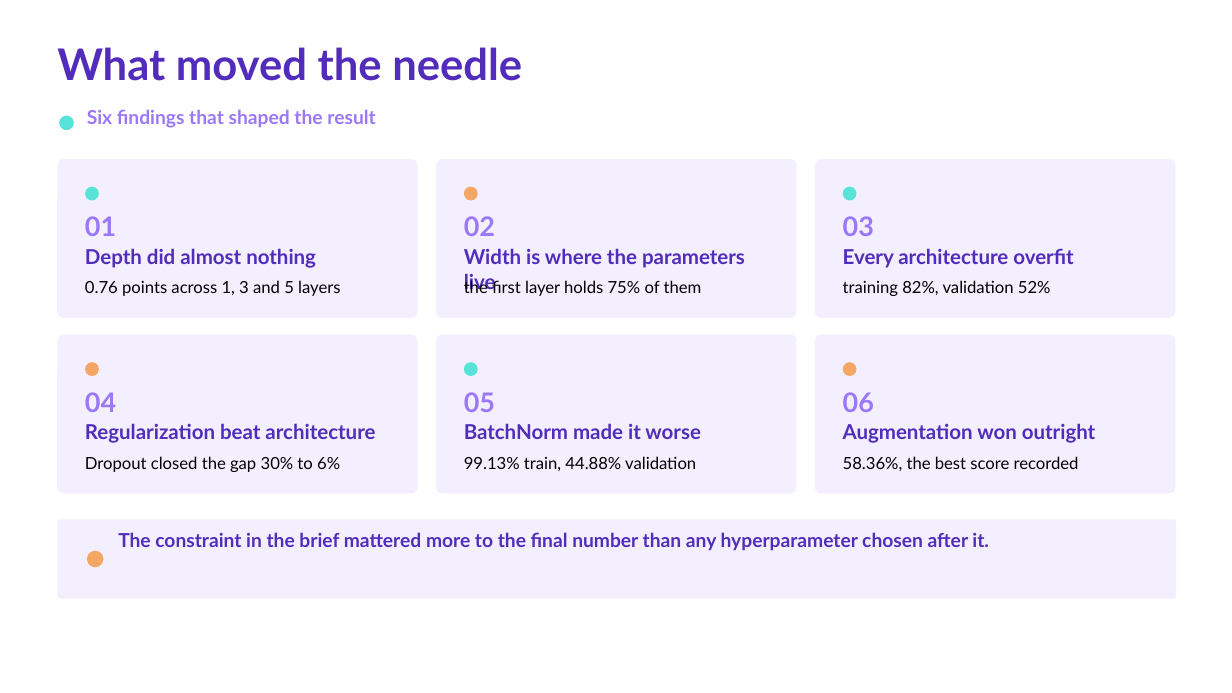
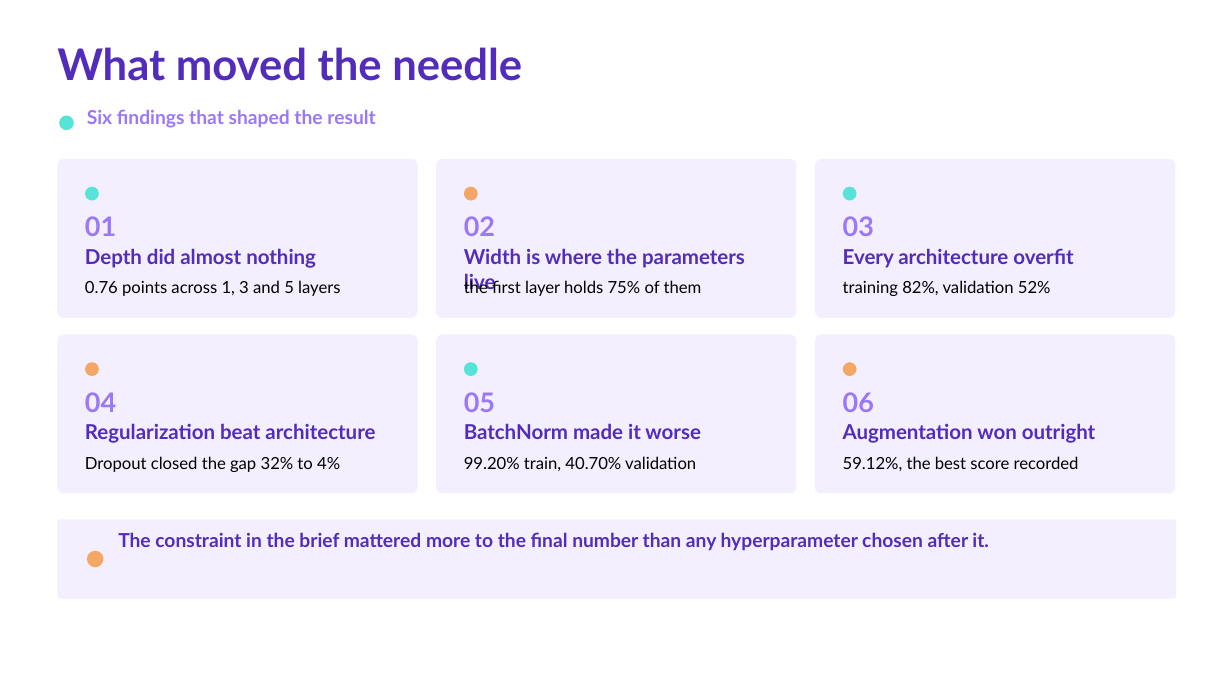
Before and after one commit to khaliddosari/Deep-Learning-Project-Tuwaiq, a slide deck: slide 18 of Docs/Deep Learning Capstone Presentation.pptx. Drawn at 1232x693 pixels with LibreOffice and Linux fonts; fonts in the diff are those of the drawing. Boxes give left, top, right and bottom in pixels: in the first picture for what was removed or moved away, otherwise in the second. Text is boxed around its words. In the diff, an @@ line names an element or a change of style, - is before the commit and + after.

Commit message:
added a web demo and updated ablation to use dropout instead of L2

```diff
--- a/Docs/Deep Learning Capstone Presentation.pptx
+++ b/Docs/Deep Learning Capstone Presentation.pptx
@@ text at bbox=[85, 456, 340, 472]: text changed @@
-Dropout closed the gap 30% to 6%
+Dropout closed the gap 32% to 4%
@@ text at bbox=[464, 456, 696, 471]: text changed @@
-99.13% train, 44.88% validation
+99.20% train, 40.70% validation
@@ text at bbox=[843, 456, 1079, 471]: text changed @@
-58.36%, the best score recorded
+59.12%, the best score recorded
```
Also in this commit, not shown: 10 other slides changed, 38 other files.
